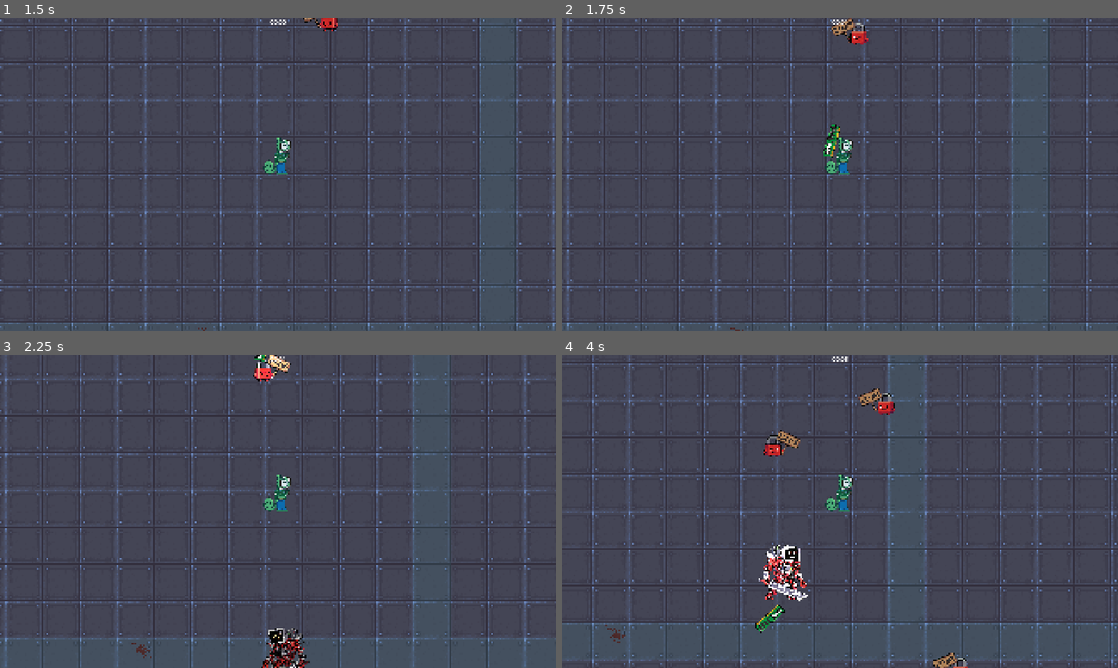
Above: before the commit, frames 1-4 (two rows, left to right).
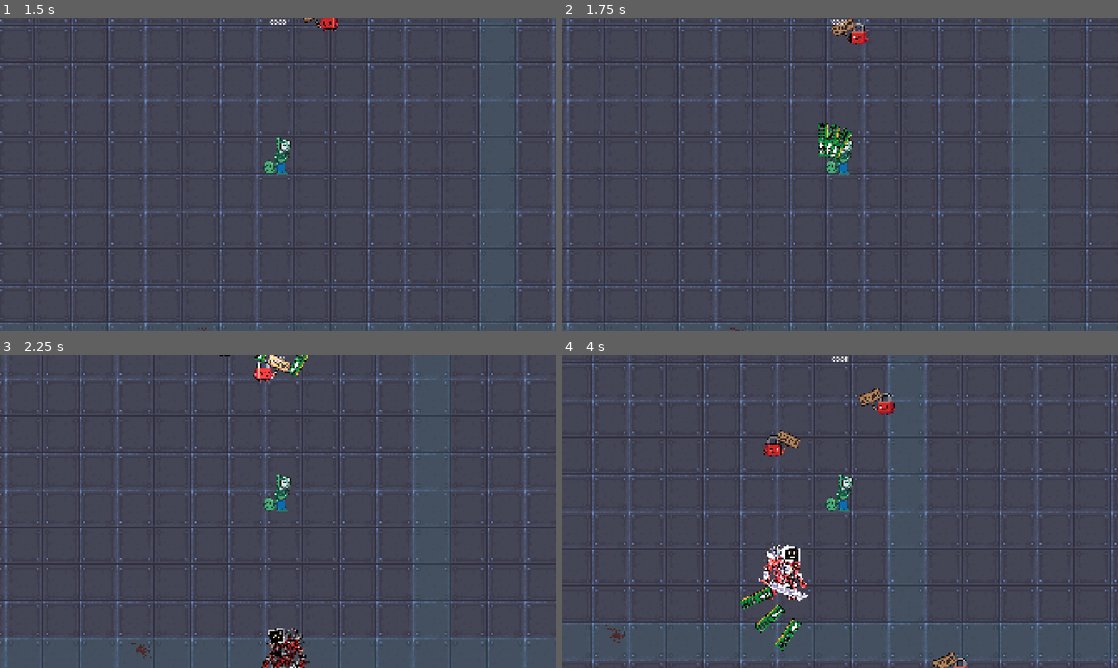
Above: after the commit, the same moments.

Repository: jcronenberg/hackweek-survivor
Game: Godot game, scene res://src/menu/menu.tscn
The game is run twice, just before and just after one commit, with the same random seed, the same clock (stepped at 60 frames per second) and the same inputs.
Inputs:
- Up to frame 1 (1.5 s): click "Play Game" at 0.5 s; tap Enter at 1.25 s; hold Right (ui_right) from 1.28 s (still down)
- Up to frame 2 (1.75 s): keep holding Right (ui_right)
- Up to frame 3 (2.25 s): release Right (ui_right) at 2.03 s; hold Down (ui_down) from 2.03 s (still down)
- Up to frame 4 (4 s): release Down (ui_down) at 2.78 s; hold Right (ui_right) 2.78-3.53 s; hold Up (ui_up) from 3.53 s (still down)

Frame 1 is identical in both runs. In frame 2, 0.3% of the frame differs, in the area x 46-53%, y 33-46%; in frame 3, 0.1%; in frame 4, 0.7%, in the area x 32-44%, y 61-95%.

Commit message:
Add multishot to ram weapon

Diff:
--- a/src/weapons/weapon_ram.gd
+++ b/src/weapons/weapon_ram.gd
@@ -2,13 +2,29 @@
 extends Weapon
 
 const RAM_STICK = preload("uid://4ldc5brsy4ed")
+var fire_amount: int = 3
+var spread: float = deg_to_rad(15)
 
 func fire() -> void:
 	var target: Enemy = find_nearest_enemy()
 	if not target:
 		return
 
+	var direction: Vector2 = global_position.direction_to(target.global_position).normalized()
+
+	if fire_amount == 1:
+		_shoot_ram_at(direction)
+		return
+
+	var cur_angle: float = -spread * ((fire_amount - 1) / 2.0)
+
+	for _i in fire_amount:
+		_shoot_ram_at(direction.rotated(cur_angle))
+		cur_angle += spread
+
+
+func _shoot_ram_at(direction: Vector2) -> void:
 	var projectile: RamStick = RAM_STICK.instantiate()
-	projectile.direction = global_position.direction_to(target.global_position).normalized()
+	projectile.direction = direction
 	projectile.global_position = global_position
 	add_child(projectile)
